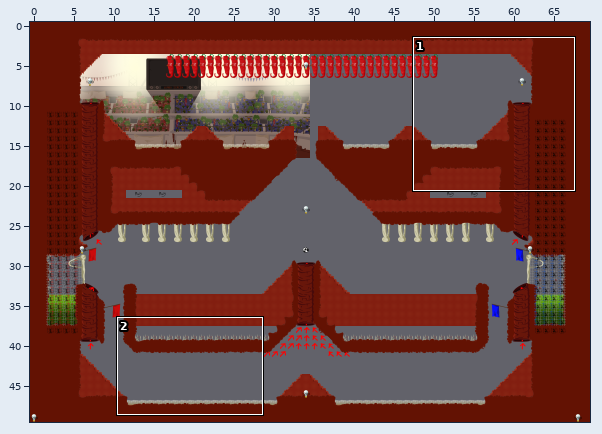
One commit to this Tiled map: data/assets/Maps/The_Match.tmx. The first picture is a wide view before the edit; the outline marks the close-up.
Close-up. Old version:
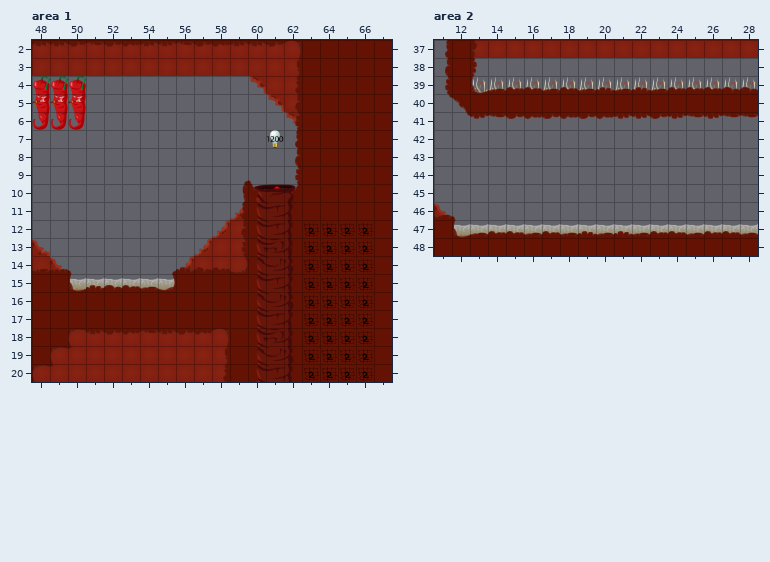
Cells are 64x64 px. Shown: area 1 x 48..67, y 2..20; area 2 x 11..28, y 37..48. The commit also changed other parts of the map, which this record leaves out.
And afterwards:
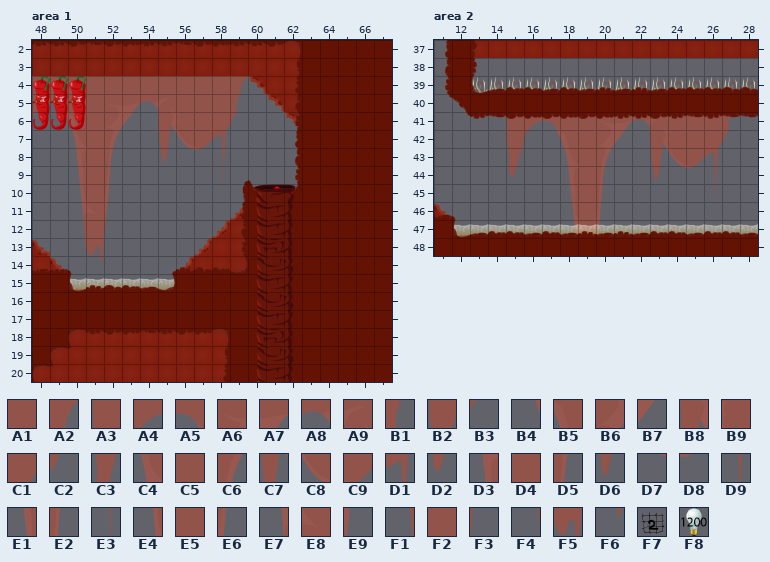
Key: from "MeatEdibleBack2": A1 28, A2 180, A3 189, A4 190, A5 191, A6 194, A7 195, A8 196, A9 197, B1 201, B2 210, B3 211, B4 212, B5 213, B6 215, B7 216, B8 218, B9 219, C1 221, C2 222, C3 231, C4 234, C5 235, C6 236, C7 239, C8 240, C9 241, D1 242, D2 252, D3 255, D4 256, D5 257, D6 260, D7 261, D8 262, D9 263, E1 276, E2 278, E3 284, E4 297, E5 298, E6 299, E7 318, E8 319, E9 320, F1 339, F2 340, F3 341, F4 360, F5 361, F6 382; from "Spawns": F7 7; from "light": F8 3.
__ is an empty cell.
Tiles replaced or removed in this view: F7, F8.
Tiles of an added or newly shown layer are drawn over the layers below it.
Diff:
Changed rows in their new state; .. is an unchanged cell.
Layer "MeatBack" (added), area 1:
first column x 48:
 4 A1 A1 A1 A1 A1 A1 A1 A1 A1 A1 A1 A2
 5 A4 A5 A1 A1 A6 A7 A8 A9 A1 A1 A1 B1
 6 B3 B4 B5 A1 B6 B7 .. B8 B9 A1 C1 C2
 7 .. .. C4 C5 C6 .. .. C7 C8 C9 D1 ..
 8 .. .. D3 D4 D5 .. .. D6 D7 D8 D9 ..
 9 .. .. E1 A1 E2 .. .. .. .. .. E3 ..
10 .. .. E4 E5 E6 .. .. .. .. .. .. ..
11 .. .. E7 E8 E9 .. .. .. .. .. .. ..
12 .. .. F1 F2 F3 .. .. .. .. .. .. ..
13 .. .. F4 F5 .. .. .. .. .. .. .. ..
14 .. .. .. F6 .. .. .. .. .. .. .. ..
Layer "Flags" (now hidden), area 1:
first column x 61:
 7 __
first column x 63:
12 __ __ __ __
13 __ __ __ __
14 __ __ __ __
15 __ __ __ __
16 __ __ __ __
17 __ __ __ __
18 __ __ __ __
19 __ __ __ __
20 __ __ __ __
Layer "MeatBack" (added), area 2:
first column x 15:
41 A3 A4 A5 A1 A1 A6 A7 A8 A9 A1 A1 A1 B1
42 B2 B3 B4 B5 A1 B6 B7 .. B8 B9 A1 C1 C2
43 C3 .. .. C4 C5 C6 .. .. C7 C8 C9 D1 ..
44 D2 .. .. D3 D4 D5 .. .. D6 D7 D8 D9 ..
45 .. .. .. E1 A1 E2 .. .. .. .. .. E3 ..
46 .. .. .. E4 E5 E6 .. .. .. .. .. .. ..
47 .. .. .. E7 E8 E9 .. .. .. .. .. .. ..
Changed places in both close-ups, as pixel boxes (x1, y1, x2, y2):
added: (32, 76, 248, 262)
removed: (267, 130, 284, 148)
removed: (304, 223, 373, 381)
added: (506, 115, 730, 234)
